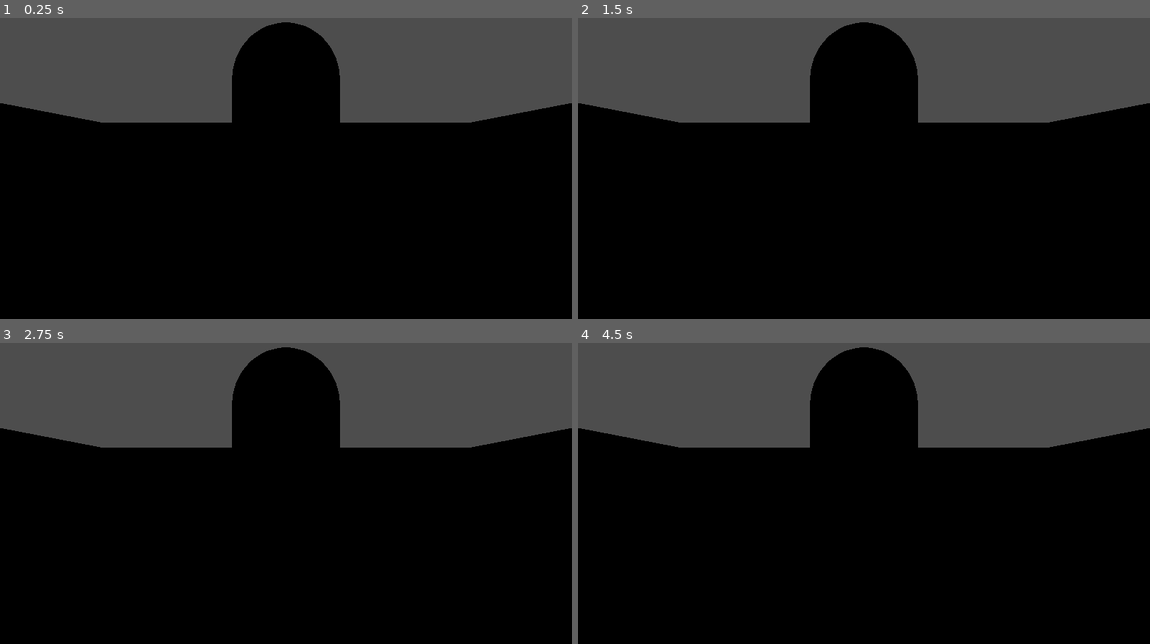
Above: before the commit, frames 1-4 (two rows, left to right).
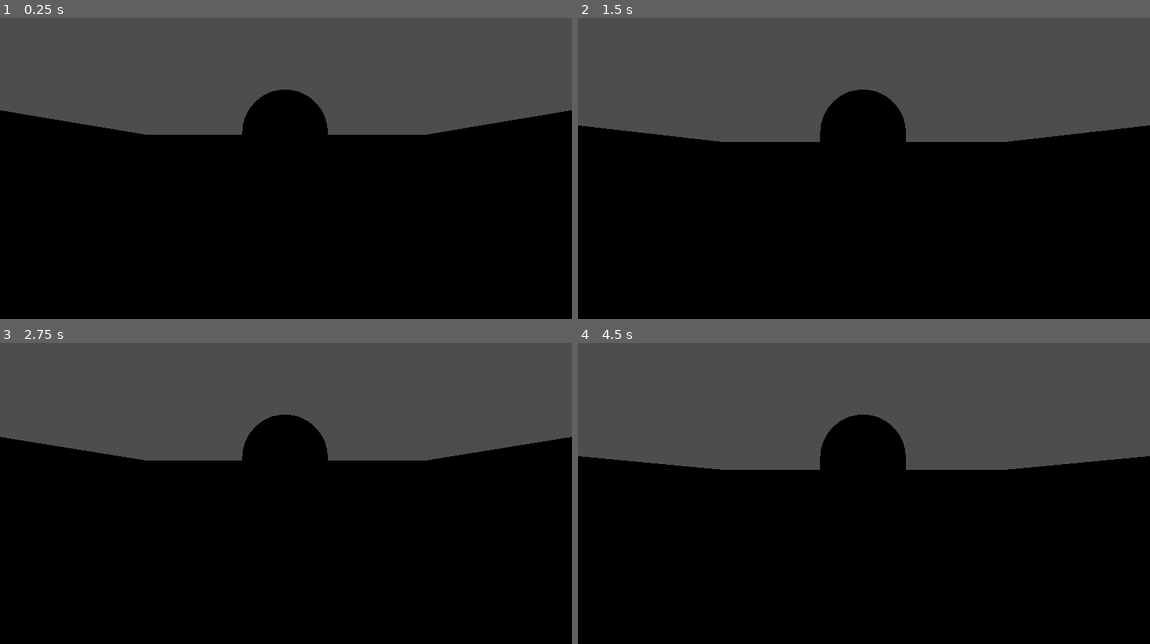
Above: after the commit, the same moments.

Repository: OnymMunda/dds-fps
Game: Godot game, scene res://world.tscn
The game is run twice, just before and just after one commit, with the same random seed, the same clock (stepped at 60 frames per second) and the same inputs.
Inputs:
- Up to frame 1 (0.25 s): no input
- Up to frame 2 (1.5 s): tap Enter (ui_accept) at 0.5, 0.6 s; hold Right (ui_right) 0.53-1.28 s; tap Space (jump, bound only after the commit) at 0.77, 0.8, 1.07, 1.35 s; hold Down (ui_down) from 1.28 s (still down)
- Up to frame 3 (2.75 s): tap Space (jump, bound only after the commit) at 1.52, 1.82, 2.3 s; tap Enter (ui_accept) at 1.55, 2.1 s; release Down (ui_down) at 2.03 s; hold Right (ui_right) from 2.03 s (still down)
- Up to frame 4 (4.5 s): release Right (ui_right) at 2.78 s; hold Up (ui_up) 2.78-3.53 s; tap Enter (ui_accept) at 2.85, 4.35 s; tap Space (jump, bound only after the commit) at 3.02, 3.32, 3.6, 3.77, 4.07 s; hold Left (ui_left) from 3.53 s (still down)

The runs differ from the first frame. In frame 1, 6.8% of the frame differs, in the area x 0-100%, y 1-39%; in frame 2, 9.6%; in frame 3, 7.1%; in frame 4, 11%, in the area x 0-100%, y 1-43%.

Commit message:
implemented 3d movement

Diff:
--- a/dds-fps/player.gd
+++ b/dds-fps/player.gd
@@ -11,12 +11,12 @@
 		velocity += get_gravity() * delta
 
 	# Handle jump.
-	if Input.is_action_just_pressed("ui_accept") and is_on_floor():
+	if Input.is_action_just_pressed("jump") and is_on_floor():
 		velocity.y = JUMP_VELOCITY
 
 	# Get the input direction and handle the movement/deceleration.
 	# As good practice, you should replace UI actions with custom gameplay actions.
-	var input_dir := Input.get_vector("ui_left", "ui_right", "ui_up", "ui_down")
+	var input_dir := Input.get_vector("left", "right", "up", "down")
 	var direction := (transform.basis * Vector3(input_dir.x, 0, input_dir.y)).normalized()
 	if direction:
 		velocity.x = direction.x * SPEED
--- a/dds-fps/player.tscn
+++ b/dds-fps/player.tscn
@@ -1,10 +1,13 @@
-[gd_scene load_steps=3 format=3 uid="uid://dx45mtcfq0sx6"]
+[gd_scene load_steps=4 format=3 uid="uid://dx45mtcfq0sx6"]
+
+[ext_resource type="Script" uid="uid://cewg6l5m4yl7q" path="res://player.gd" id="1_4flbx"]
 
 [sub_resource type="CapsuleShape3D" id="CapsuleShape3D_f3sb7"]
 
 [sub_resource type="CapsuleMesh" id="CapsuleMesh_fj7yv"]
 
 [node name="Player" type="CharacterBody3D"]
+script = ExtResource("1_4flbx")
 
 [node name="CollisionShape3D" type="CollisionShape3D" parent="."]
 transform = Transform3D(1, 0, 0, 0, 1, 0, 0, 0, 1, 0, 1.12084, 0)
--- a/dds-fps/project.godot
+++ b/dds-fps/project.godot
@@ -15,6 +15,34 @@
 config/features=PackedStringArray("4.4", "Forward Plus")
 config/icon="res://icon.svg"
 
+[input]
+
+up={
+"deadzone": 0.2,
+"events": [Object(InputEventKey,"resource_local_to_scene":false,"resource_name":"","device":-1,"window_id":0,"alt_pressed":false,"shift_pressed":false,"ctrl_pressed":false,"meta_pressed":false,"pressed":false,"keycode":0,"physical_keycode":87,"key_label":0,"unicode":119,"location":0,"echo":false,"script":null)
+]
+}
+down={
+"deadzone": 0.2,
+"events": [Object(InputEventKey,"resource_local_to_scene":false,"resource_name":"","device":-1,"window_id":0,"alt_pressed":false,"shift_pressed":false,"ctrl_pressed":false,"meta_pressed":false,"pressed":false,"keycode":0,"physical_keycode":83,"key_label":0,"unicode":115,"location":0,"echo":false,"script":null)
+]
+}
+left={
+"deadzone": 0.2,
+"events": [Object(InputEventKey,"resource_local_to_scene":false,"resource_name":"","device":-1,"window_id":0,"alt_pressed":false,"shift_pressed":false,"ctrl_pressed":false,"meta_pressed":false,"pressed":false,"keycode":0,"physical_keycode":65,"key_label":0,"unicode":97,"location":0,"echo":false,"script":null)
+]
+}
+right={
+"deadzone": 0.2,
+"events": [Object(InputEventKey,"resource_local_to_scene":false,"resource_name":"","device":-1,"window_id":0,"alt_pressed":false,"shift_pressed":false,"ctrl_pressed":false,"meta_pressed":false,"pressed":false,"keycode":0,"physical_keycode":68,"key_label":0,"unicode":100,"location":0,"echo":false,"script":null)
+]
+}
+jump={
+"deadzone": 0.2,
+"events": [Object(InputEventKey,"resource_local_to_scene":false,"resource_name":"","device":-1,"window_id":0,"alt_pressed":false,"shift_pressed":false,"ctrl_pressed":false,"meta_pressed":false,"pressed":false,"keycode":0,"physical_keycode":32,"key_label":0,"unicode":32,"location":0,"echo":false,"script":null)
+]
+}
+
 [layer_names]
 
 3d_physics/layer_1="World"
--- a/dds-fps/world.tscn
+++ b/dds-fps/world.tscn
@@ -1,14 +1,11 @@
-[gd_scene load_steps=5 format=3 uid="uid://c8h0m5snknehs"]
+[gd_scene load_steps=4 format=3 uid="uid://c8h0m5snknehs"]
 
 [ext_resource type="Texture2D" uid="uid://cewfkql2xth16" path="res://assets/kenney_prototype-textures/PNG/Dark/texture_01.png" id="1_f3sb7"]
+[ext_resource type="PackedScene" uid="uid://dx45mtcfq0sx6" path="res://player.tscn" id="2_fj7yv"]
 
 [sub_resource type="StandardMaterial3D" id="StandardMaterial3D_fj7yv"]
 albedo_texture = ExtResource("1_f3sb7")
 uv1_triplanar = true
-
-[sub_resource type="CapsuleShape3D" id="CapsuleShape3D_f3sb7"]
-
-[sub_resource type="CapsuleMesh" id="CapsuleMesh_fj7yv"]
 
 [node name="World" type="Node3D"]
 
@@ -26,15 +23,4 @@
 size = Vector3(29, 3.86558, 29)
 material = SubResource("StandardMaterial3D_fj7yv")
 
-[node name="Player" type="CharacterBody3D" parent="."]
-
-[node name="CollisionShape3D" type="CollisionShape3D" parent="Player"]
-transform = Transform3D(1, 0, 0, 0, 1, 0, 0, 0, 1, 0, 1.12084, 0)
-shape = SubResource("CapsuleShape3D_f3sb7")
-
-[node name="Camera3D" type="Camera3D" parent="Player"]
-transform = Transform3D(1, 0, 0, 0, 1, 0, 0, 0, 1, 0, 0.923698, 2)
-
-[node name="MeshInstance3D" type="MeshInstance3D" parent="Player"]
-transform = Transform3D(1, 0, 0, 0, 1, 0, 0, 0, 1, 0, 1.12313, 0)
-mesh = SubResource("CapsuleMesh_fj7yv")
+[node name="Player" parent="." instance=ExtResource("2_fj7yv")]
